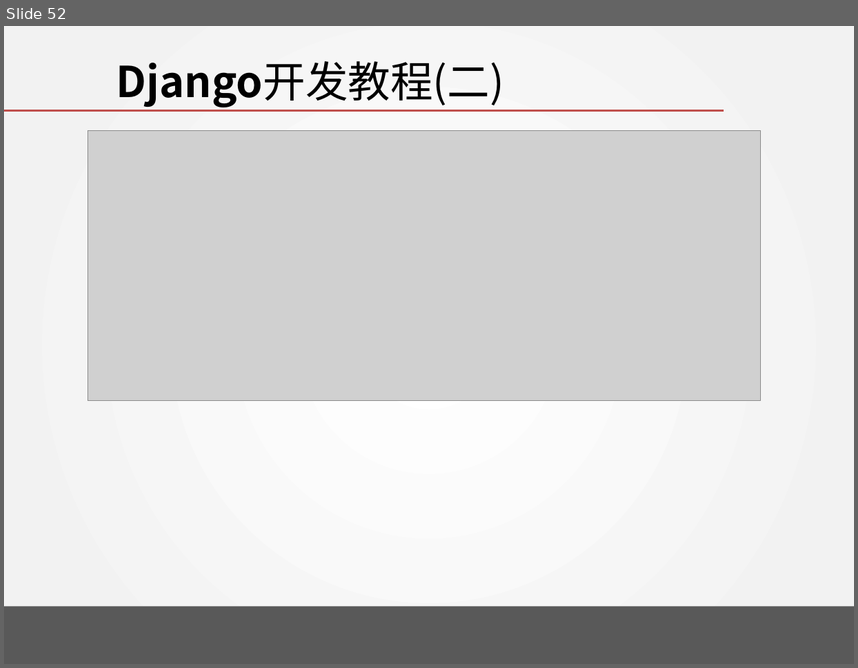
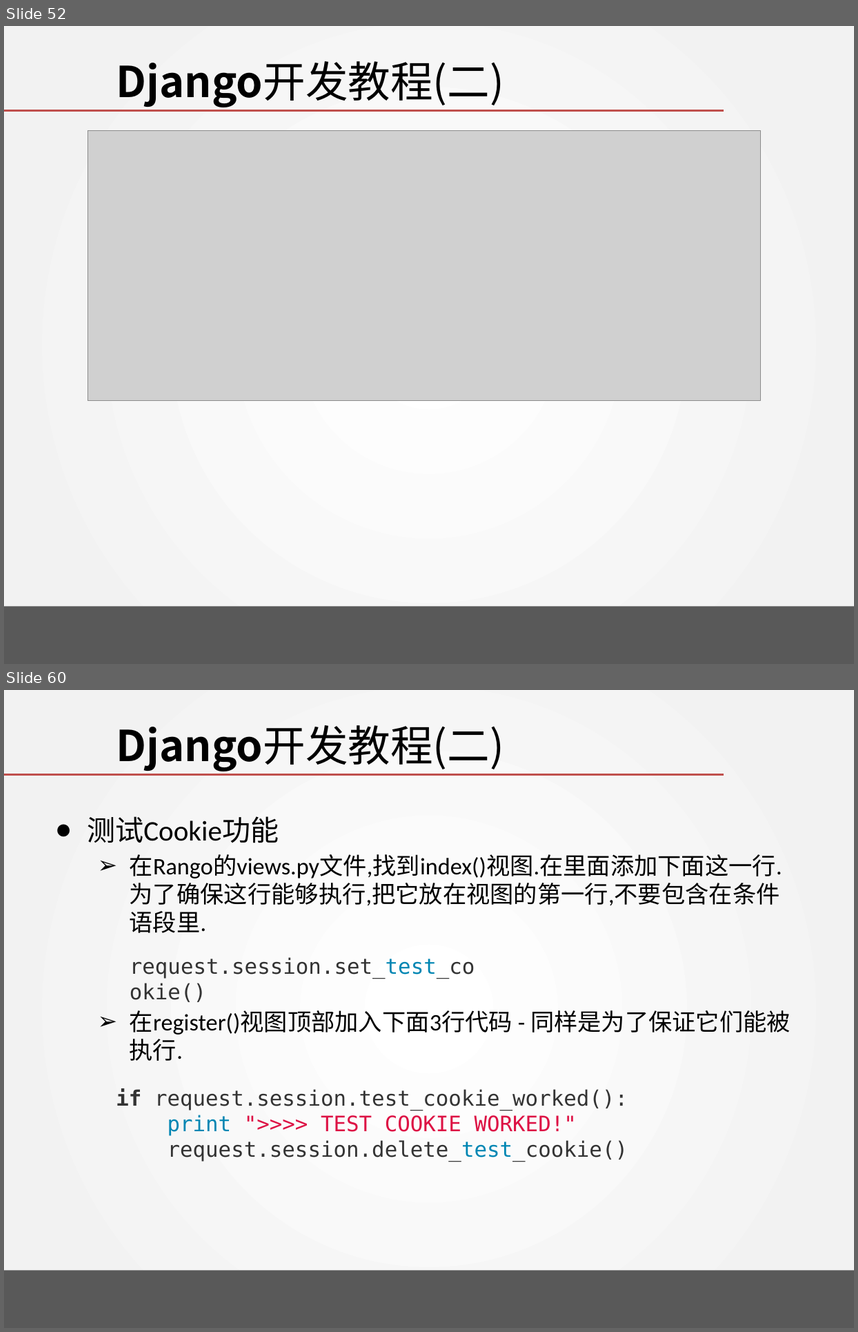
Before and after one commit to wangjin0818/Creative_Experiment, a slide deck: week 05/Tango with Django - II.pptx. Shown one above the other, each under a label of ours: slide 52 before the commit, slides 52 and 60 after it; the slides between them are not shown. The pictures are 858x668 and 858x1332 pixels, drawn with LibreOffice and Linux fonts; fonts in the diff are those of the drawing; grey boxes stand for pictures; background and template pictures are left out. Boxes give left, top, right and bottom in pixels: in the first picture for what was removed or moved away, otherwise in the second. Text is boxed around its words. In the diff, an @@ line names an element or a change of style, - is before the commit and + after.

```diff
--- a/week 05/Tango with Django - II.pptx
+++ b/week 05/Tango with Django - II.pptx
@@ slide 60 added at (x1=4, y1=690, x2=854, y2=1328), background gradient #FFFFFF to #F2F2F2; not listed: 2 template elements that a slide beside it also shows @@
@@ title added at (x1=116, y1=725, x2=505, y2=771), 36 pt, text #000000 @@
+Django开发教程(二)
@@ text added at (x1=87, y1=816, x2=791, y2=1061), 20 pt, text #000000 @@
+● 测试Cookie功能
+  ➢ 在Rango的views.py文件,找到index()视图.在里面添加下面这一行.为了确保这行能够执行,把它放在视图的第一行,不要包含在条件语段里.
+  ➢ 在register()视图顶部加入下面3行代码 - 同样是为了保证它们能被执行.
@@ text added at (x1=130, y1=957, x2=628, y2=1110), 18 pt, text #333333 @@
+request.session.set_test_cookie()
@@ text added at (x1=116, y1=1088, x2=628, y2=1161), 18 pt, text #333333 @@
+if request.session.test_cookie_worked():
+print ">>>> TEST COOKIE WORKED!"
+request.session.delete_test_cookie()
```
Also in this commit, not shown: 5 slides changed, 21 other slides added.
